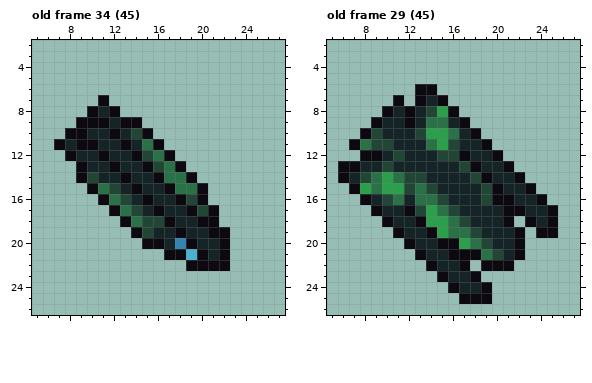
Two versions of one pixel-art file, Content/Source/Player.ase. The picture above is the old version.
32x32 pixels, 36 frames. Shown: old frame 34 (45): x 5..27, y 2..26; old frame 29 (45): x 5..27, y 2..26. The commit also changed other frames, which this record leaves out.
The same view after the edit:
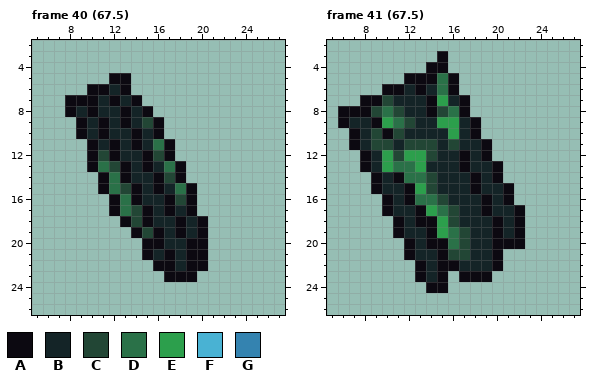
Palette (. is transparent): A #0c0911  B #142427  C #224635  D #2a7148  E #2c9f4c  F #49b2d3  G #3483b0
A new or re-ordered frame is compared with the old frame closest to it.
The edit:
frames 36 -> 48
Changed rows in their new state; - is an unchanged pixel.
Frame 40 (67.5) is new; against old frame 34 (45):
first column x 7:
 5 -----AA---------
 6 ---AABA---------
 7 -AAABABA--------
 8 -AB--BABA-------
 9 ---B---BCA------
10 -.--AB-ABA------
11 ...--ABABDA-----
12 -..ACA-BAC------
13 --.ADCA--B------
14 --..AD----CA.---
15 ---.ADC--AB-A.--
16 ----.ADAB-ACA.--
17 --------ABA--..-
18 -------CABBA--.-
19 ---------A---A..
20 -----------B-A..
21 --------AB-BA-..
22 ---------AAB--..
23 ----------AAA---
Frame 41 (67.5) is new; against old frame 29 (45):
first column x 6:
 3 ---------A----------
 4 --------AA----------
 5 ------AAADA---------
 6 ----AAB-BDA---------
 7 --AACBBBAEBA--------
 8 AAACDCB-ACDA--------
 9 ABB-EDC-BEEBA-------
10 -AB-AC-BBBE---------
11 --B---CCCB----------
12 ---BE-EECBB--A.-----
13 ..A-EDDE---AB-A.----
14 ...ABADDC---ABA..---
15 -..ABBAE----ABBA..--
16 --..ABA------AB-...-
17 ---.A-BA-----A-B-...
18 ----.A--A-CB--ABA...
19 -----------CB-A---..
20 --------A-DCBBAA----
21 ------AB-ACCBBA..---
22 -------ABAABBB-.----
23 -------AB-.A-A------
24 --------AA....------
25 -----------...------
Where, in picture pixels (left, top, right, bottom), the same in both pictures:
changed: (54, 73, 230, 282)
changed: (338, 51, 558, 304)
